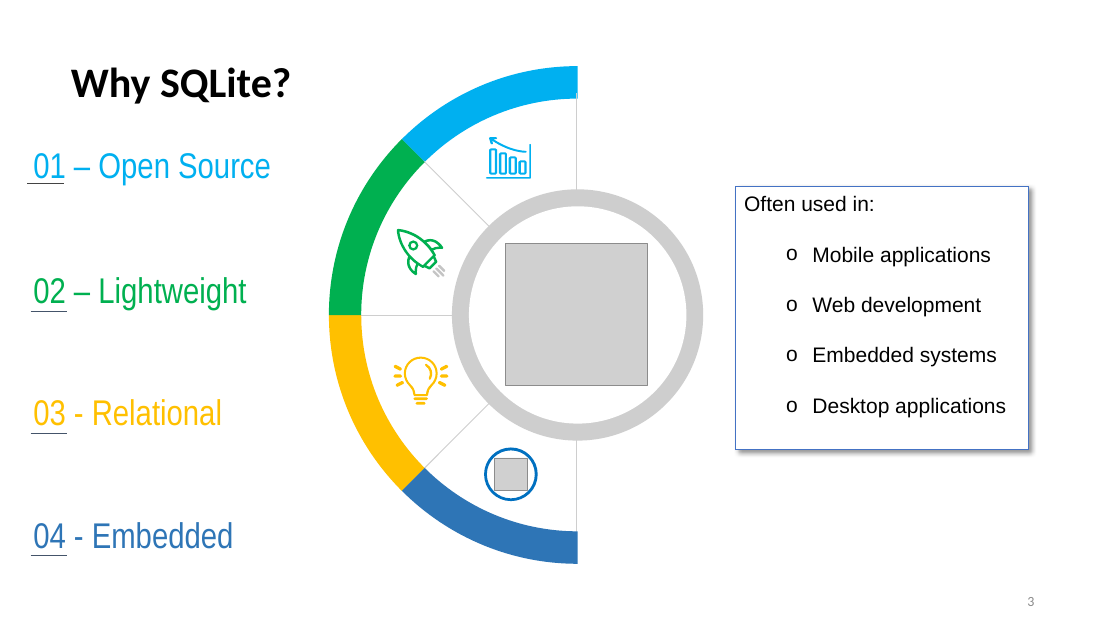
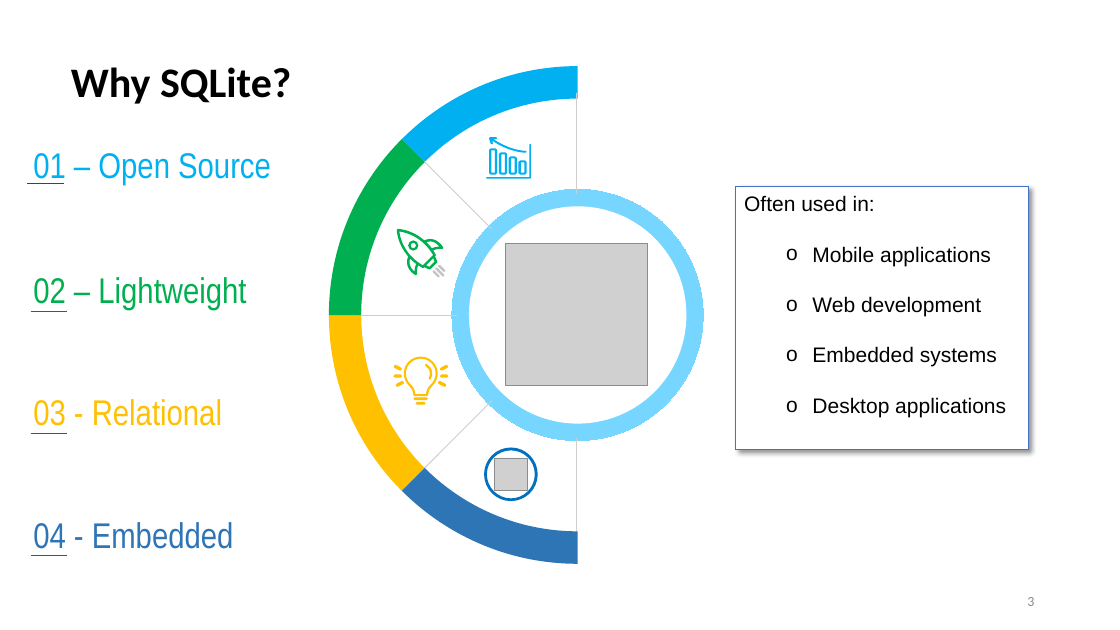
Before and after one commit to AntonioPirani/SQLiteProject, a slide deck: slide 3 of Presentation.pptx. Drawn at 1120x630 pixels with LibreOffice and Linux fonts; fonts in the diff are those of the drawing; grey boxes stand for pictures. Boxes give left, top, right and bottom in pixels: in the first picture for what was removed or moved away, otherwise in the second. Text is boxed around its words. In the diff, an @@ line names an element or a change of style, - is before the commit and + after.

```diff
--- a/Presentation.pptx
+++ b/Presentation.pptx
@@ freeform shape at (x1=452, y1=189, x2=703, y2=440): fill #CECECE to #76D6FF; outline none to #76D6FF 0.75 pt @@
```
Also in this commit, not shown: 2 slides added, 1 slide removed, 1 other file.
